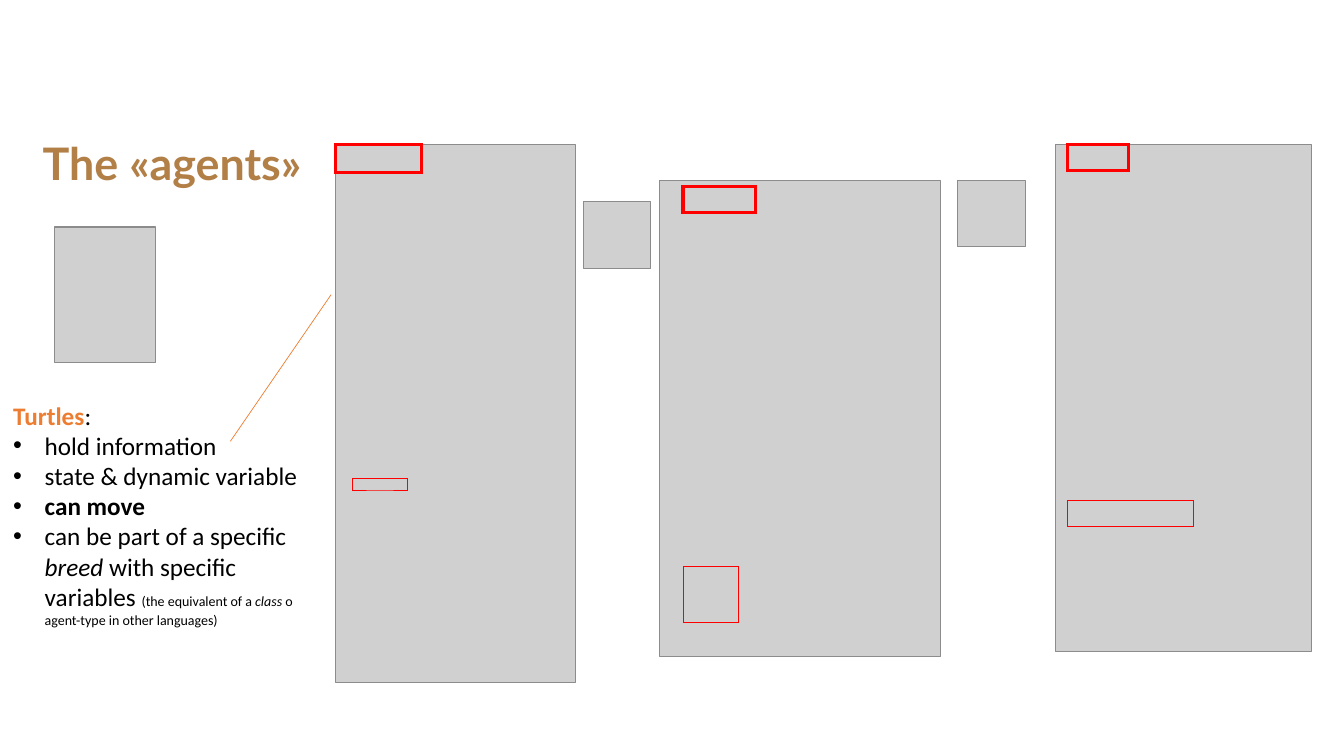
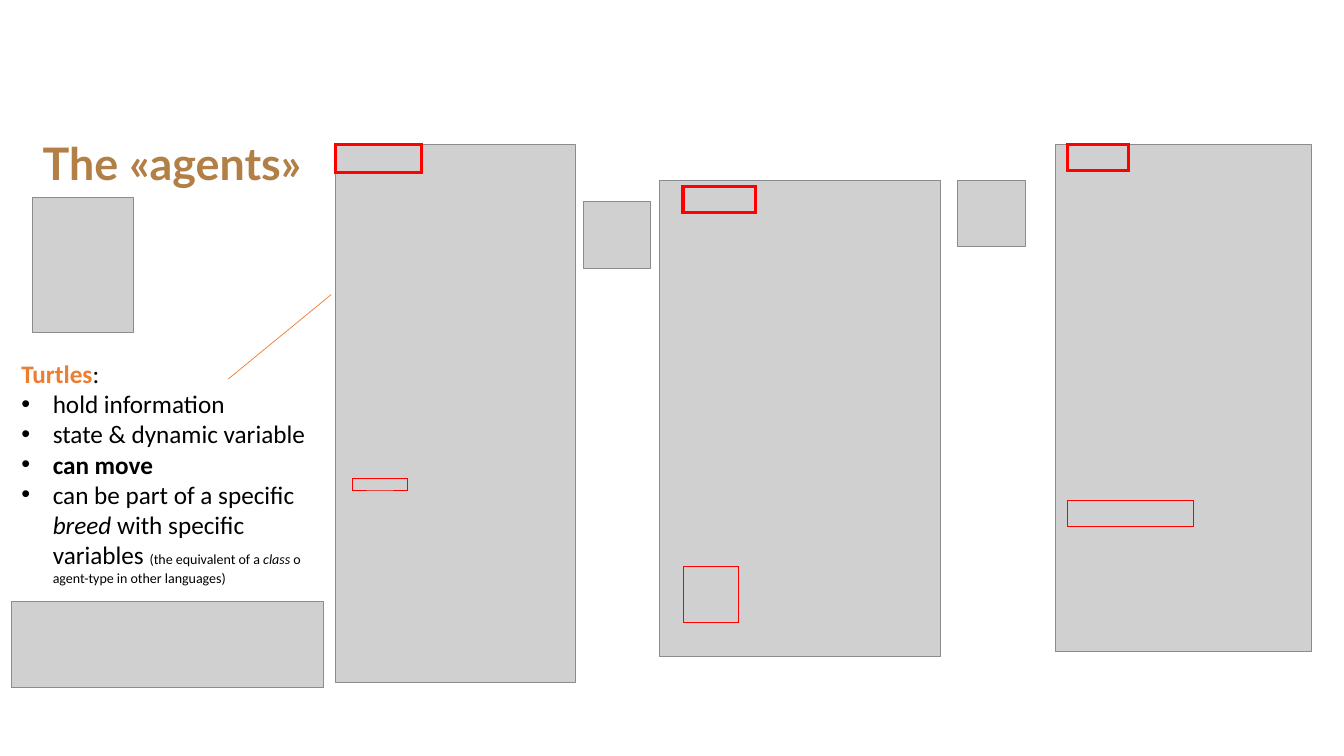
Before and after one commit to RoccoPaolillo/sdsbicocca, a slide deck: slide 6 of netlogo_basics.pptx. Drawn at 1344x756 pixels with LibreOffice and Linux fonts; fonts in the diff are those of the drawing; grey boxes stand for pictures; background and template pictures are left out. Boxes give left, top, right and bottom in pixels: in the first picture for what was removed or moved away, otherwise in the second. Text is boxed around its words. In the diff, an @@ line names an element or a change of style, - is before the commit and + after.

```diff
--- a/netlogo_basics.pptx
+++ b/netlogo_basics.pptx
@@ picture: place and size @@
-picture at bbox=[54, 227, 155, 362]
+picture at bbox=[33, 198, 134, 333]
@@ line moved from (231, 442) - (332, 294) to (228, 379) - (332, 294) @@
@@ text "Turtles:": place and size @@
-text "Turtles:" at bbox=[13, 407, 297, 628]
+text "Turtles:" at bbox=[21, 365, 305, 586]
@@ picture added at bbox=[11, 602, 324, 688] @@
```
Also in this commit, not shown: 1 slide added, 1 other file.
